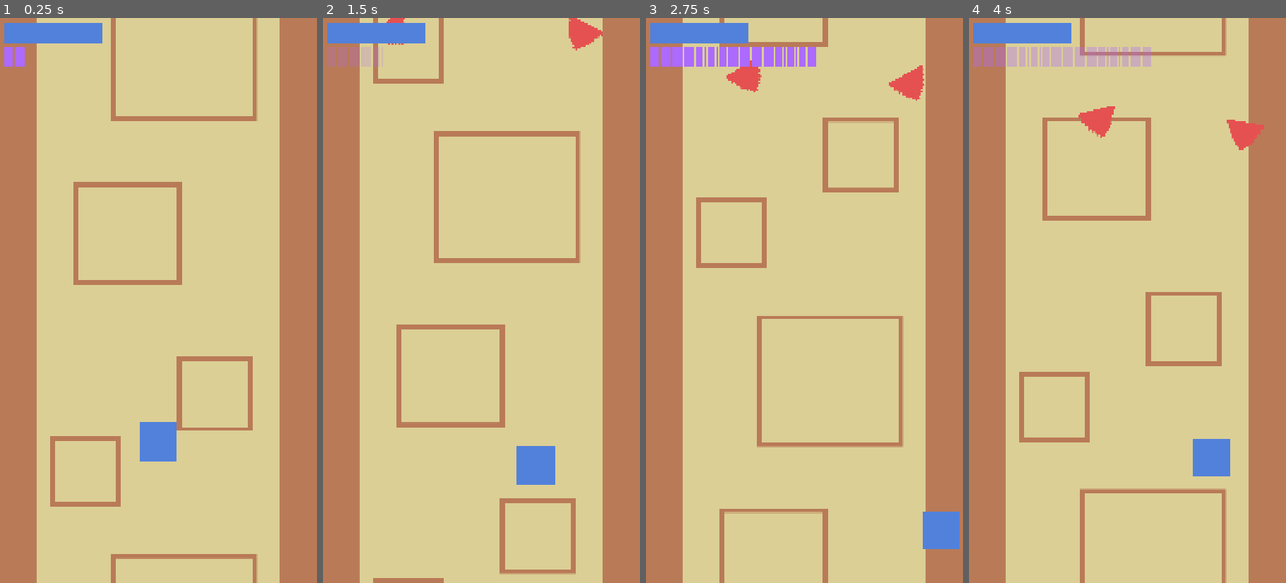
Above: before the commit, frames 1-4 (left to right).
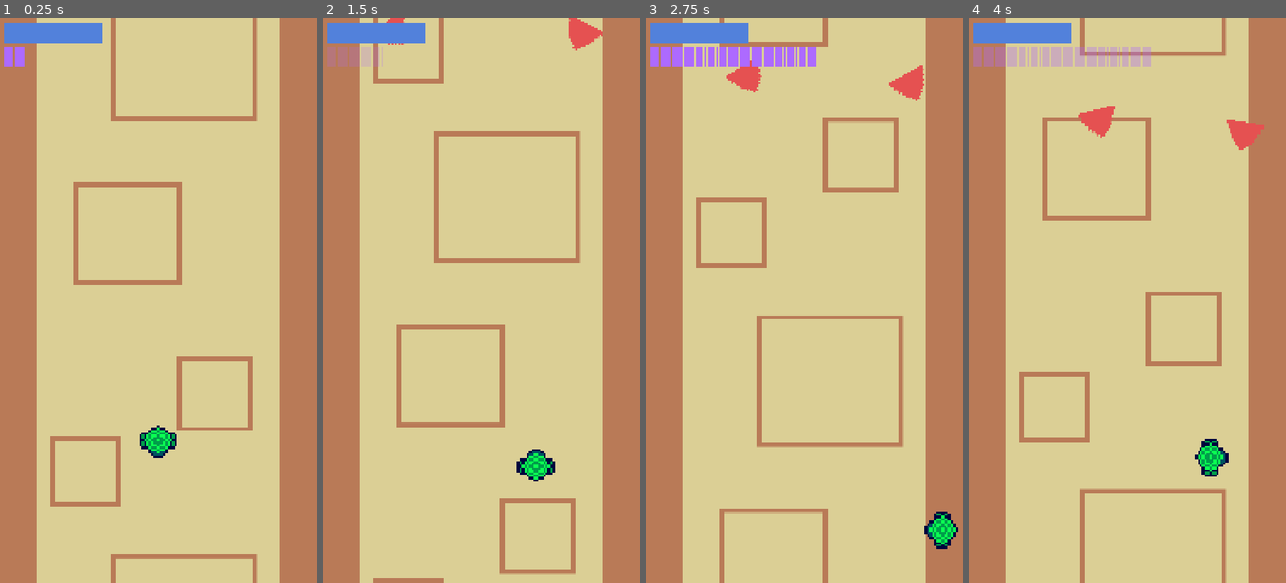
Above: after the commit, the same moments.

Repository: cormacoshaughnessey-maker/PanthersArcade
Game: Godot game, scene res://Scenes/game.tscn
Two runs of this game, one before a commit and one after it. Both use one fixed random seed, a clock stepped at 60 frames per second and the inputs below.
Inputs:
- Up to frame 1 (0.25 s): no input
- Up to frame 2 (1.5 s): hold Right (right) 0.53-1.28 s; hold Space (rewind) 0.53-1.28 s; hold Down (down) from 1.28 s (still down); tap Space (rewind) at 1.35 s
- Up to frame 3 (2.75 s): release Down (down) at 2.03 s; hold Right (right) from 2.03 s (still down); hold Space (rewind) from 2.03 s (still down)
- Up to frame 4 (4 s): release Right (right) at 2.78 s; release Space (rewind) at 2.78 s; hold Up (up) 2.78-3.53 s; tap Space (rewind) at 2.85 s; hold Left (left) from 3.53 s (still down); hold Space (rewind) from 3.53 s (still down)

The runs differ from the first frame. In frame 1, 0.8% of the frame differs, in the area x 44-56%, y 71-79%; in frame 2, 0.8%, in the area x 61-74%, y 75-83%; in frame 3, 0.8%; in frame 4, 0.8%.

Commit message:
Added player spritesheet
Working on animations

Diff:
--- a/panthers-arcade-game/Scenes/player.tscn
+++ b/panthers-arcade-game/Scenes/player.tscn
@@ -1,10 +1,50 @@
 [gd_scene format=3 uid="uid://ca1svep8rjsyl"]
 
 [ext_resource type="Script" uid="uid://bmuww40b78yu0" path="res://Scripts/player.gd" id="1_v0iea"]
-[ext_resource type="Texture2D" uid="uid://bpfvugo5mdth" path="res://Assets/placeholder_player.png" id="2_cvnsp"]
+[ext_resource type="Texture2D" uid="uid://cgvg42e1klcap" path="res://Assets/player sprites.png" id="2_cvnsp"]
+
+[sub_resource type="AtlasTexture" id="AtlasTexture_6t5aa"]
+atlas = ExtResource("2_cvnsp")
+region = Rect2(0, 0, 16.08743, 16.235851)
 
 [sub_resource type="RectangleShape2D" id="RectangleShape2D_v0iea"]
 size = Vector2(128, 128)
+
+[sub_resource type="Animation" id="Animation_cvnsp"]
+length = 0.001
+tracks/0/type = "value"
+tracks/0/imported = false
+tracks/0/enabled = true
+tracks/0/path = NodePath("Sprite2D:frame")
+tracks/0/interp = 1
+tracks/0/loop_wrap = true
+tracks/0/keys = {
+"times": PackedFloat32Array(0),
+"transitions": PackedFloat32Array(1),
+"update": 1,
+"values": [0]
+}
+
+[sub_resource type="Animation" id="Animation_6t5aa"]
+resource_name = "walk"
+tracks/0/type = "value"
+tracks/0/imported = false
+tracks/0/enabled = true
+tracks/0/path = NodePath("Sprite2D:frame")
+tracks/0/interp = 1
+tracks/0/loop_wrap = true
+tracks/0/keys = {
+"times": PackedFloat32Array(0, 0.2),
+"transitions": PackedFloat32Array(1, 1),
+"update": 1,
+"values": [0, 0]
+}
+
+[sub_resource type="AnimationLibrary" id="AnimationLibrary_vgqql"]
+_data = {
+&"RESET": SubResource("Animation_cvnsp"),
+&"walk": SubResource("Animation_6t5aa")
+}
 
 [node name="Player" type="CharacterBody2D" unique_id=103552615]
 collision_layer = 2
@@ -12,7 +52,9 @@
 speed = 400.0
 
 [node name="Sprite2D" type="Sprite2D" parent="." unique_id=934160044]
-texture = ExtResource("2_cvnsp")
+texture_filter = 1
+scale = Vector2(8, 8)
+texture = SubResource("AtlasTexture_6t5aa")
 
 [node name="CollisionShape2D" type="CollisionShape2D" parent="." unique_id=642745912]
 shape = SubResource("RectangleShape2D_v0iea")
@@ -24,5 +66,8 @@
 [node name="InvincibilityCooldownTimer" type="Timer" parent="." unique_id=979426115]
 one_shot = true
 
+[node name="AnimationPlayer" type="AnimationPlayer" parent="." unique_id=1556231470]
+libraries/ = SubResource("AnimationLibrary_vgqql")
+
 [connection signal="timeout" from="RewindCooldownTimer" to="." method="_finish_rewind_cooldown"]
 [connection signal="timeout" from="InvincibilityCooldownTimer" to="." method="_on_invincibility_cooldown_timer_timeout"]
--- a/panthers-arcade-game/Scripts/player.gd
+++ b/panthers-arcade-game/Scripts/player.gd
@@ -180,4 +180,6 @@
 	var movement_vector = Input.get_vector("left", "right", "up", "down").normalized()
 	velocity = movement_vector * speed
 	move_and_slide()
+	if velocity.length() > 0:
+		rotation = velocity.angle() + PI/2
 #endregion
Binary file added: panthers-arcade-game/Assets/player sprites.png
Not shown, added: panthers-arcade-game/Assets/player sprites.png.import
